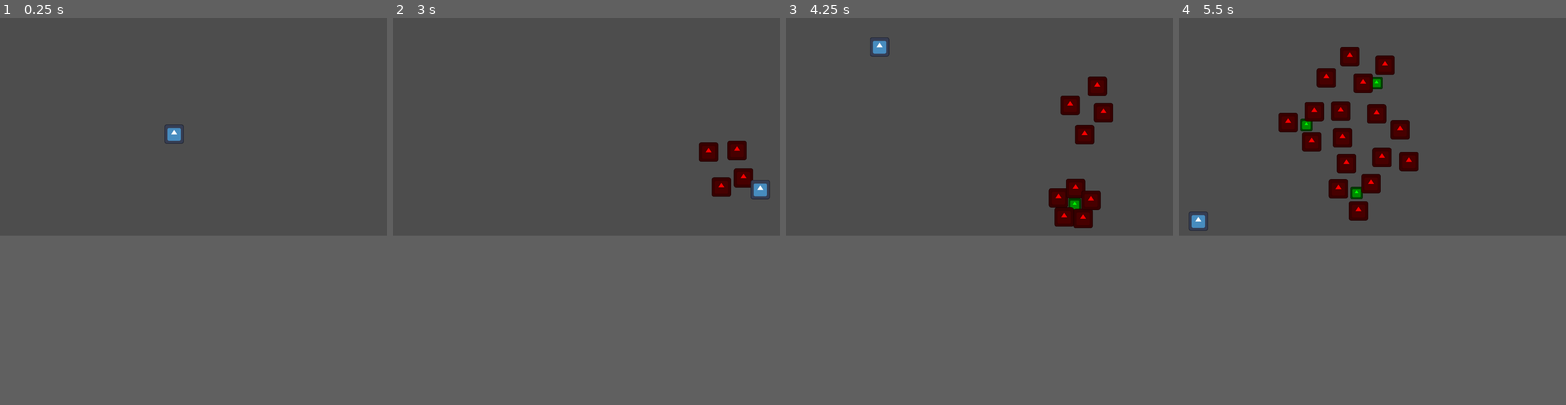
Above: before the commit, frames 1-4 (left to right).
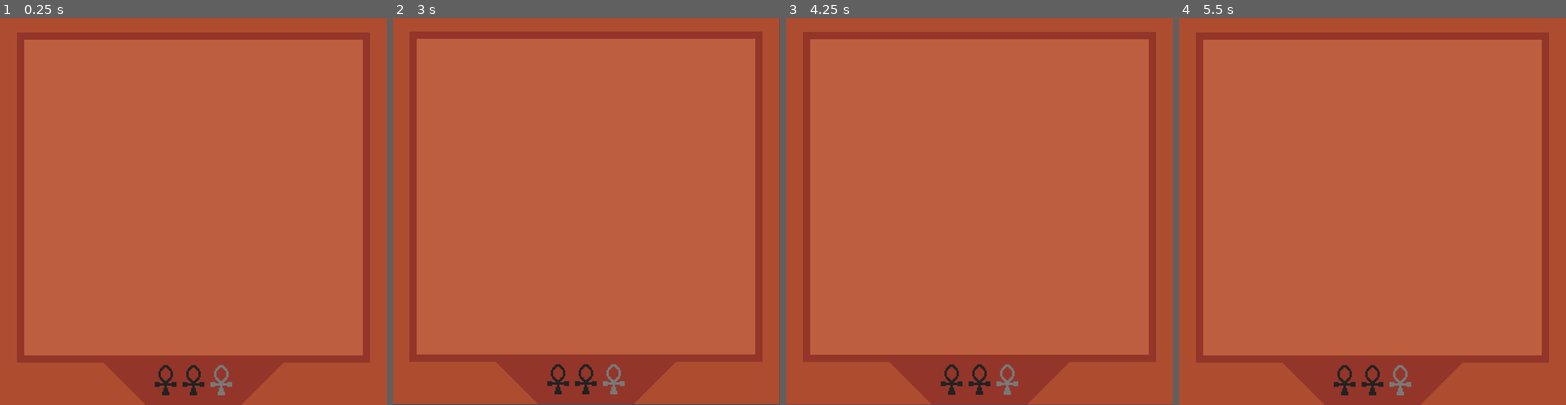
Above: after the commit, the same moments.

Repository: 0ctodice/GMTK-2026
Game: Godot game, scene res://Scene/world.tscn
Same seed, same stepped clock (60 frames per second), same inputs: the game is played once before the commit and once after it. The engine's default icon, where the game draws it, is replaced by a stand-in: a white triangle on a blue panel in a dark square.
Inputs:
- Up to frame 1 (0.25 s): no input
- Up to frame 2 (3 s): tap Enter at 0.5 s; hold D (move_right) 0.53-1.28 s; tap Space (dash) every 0.75 s from 0.6 to 2.85 s; hold S (move_down) 1.28-2.03 s; hold D (move_right) 2.03-2.78 s; hold W (move_up) from 2.78 s (still down)
- Up to frame 3 (4.25 s): release W (move_up) at 3.53 s; hold A (move_left) from 3.53 s (still down); tap Space (dash) at 3.6 s
- Up to frame 4 (5.5 s): tap Space (dash) at 4.35, 5.1 s; release A (move_left) at 5.03 s; hold S (move_down) from 5.03 s (still down)
The window is 800x450 before the commit and 800x800 after it. Grey fills any space a smaller window leaves; there, only what the larger window draws over its background counts as a difference.

The runs differ from the first frame. In frame 1, 63% of the frame differs, in the area x 0-100%, y 0-100%; in frame 2, 63%; in frame 3, 63%; in frame 4, 63%.

Commit message:
working on some visual

Diff:
--- a/Scene/world.tscn
+++ b/Scene/world.tscn
@@ -2,13 +2,29 @@
 
 [ext_resource type="PackedScene" uid="uid://copfvkcl5x44x" path="res://Scene/level_manager.tscn" id="1_dlwip"]
 [ext_resource type="PackedScene" uid="uid://dgil5o3d8ni15" path="res://Scene/player.tscn" id="1_emx41"]
+[ext_resource type="Texture2D" uid="uid://b3hyige6pgfg1" path="res://Asset/level.png" id="1_pcvp0"]
 [ext_resource type="Script" uid="uid://c7ymkkyy8fyu4" path="res://Script/camera_manager.gd" id="3_ejll3"]
 [ext_resource type="Script" uid="uid://bfjcvv2v5o2iv" path="res://Script/ui_manager.gd" id="4_scul4"]
 
-[sub_resource type="NavigationPolygon" id="NavigationPolygon_emx41"]
-vertices = PackedVector2Array(294, 158, 26, 158, 26, 26, 294, 26)
+[sub_resource type="Gradient" id="Gradient_pcvp0"]
+colors = PackedColorArray(0.16470589, 0.16470589, 0.16470589, 1, 0.16470589, 0.16470589, 0.16470589, 1)
+
+[sub_resource type="GradientTexture2D" id="GradientTexture2D_37axr"]
+gradient = SubResource("Gradient_pcvp0")
+width = 320
+height = 320
+
+[sub_resource type="Gradient" id="Gradient_37axr"]
+colors = PackedColorArray(1, 1, 1, 1, 1, 1, 1, 1)
+
+[sub_resource type="GradientTexture2D" id="GradientTexture2D_eae6q"]
+gradient = SubResource("Gradient_37axr")
+
+[sub_resource type="NavigationPolygon" id="NavigationPolygon_pcvp0"]
+vertices = PackedVector2Array(280, 256, 40, 256, 40, 40, 280, 40)
 polygons = Array[PackedInt32Array]([PackedInt32Array(0, 1, 2, 3)])
-outlines = Array[PackedVector2Array]([PackedVector2Array(16, 16, 304, 16, 304, 168, 16, 168)])
+outlines = Array[PackedVector2Array]([PackedVector2Array(24, 24, 296, 24, 296, 272, 24, 272)])
+agent_radius = 16.0
 
 [sub_resource type="LabelSettings" id="LabelSettings_scul4"]
 font_size = 32
@@ -17,32 +33,57 @@
 
 [node name="World" type="Node2D" unique_id=631941428]
 
-[node name="GameManager" parent="." unique_id=1444721510 instance=ExtResource("1_dlwip")]
+[node name="Background" type="Sprite2D" parent="." unique_id=1319997885]
+position = Vector2(160, 160)
+texture = SubResource("GradientTexture2D_37axr")
+metadata/_edit_lock_ = true
 
-[node name="NavigationRegion2D" type="NavigationRegion2D" parent="." unique_id=1698914814]
+[node name="PointLight2D" type="PointLight2D" parent="." unique_id=1660607340]
+position = Vector2(182.99998, 299)
+scale = Vector2(0.31250006, 0.5)
+energy = 2.06
+texture = SubResource("GradientTexture2D_eae6q")
+texture_scale = 1.05
+
+[node name="Level" type="Sprite2D" parent="." unique_id=1204415293]
+light_mask = 2
+position = Vector2(160, 160)
+texture = ExtResource("1_pcvp0")
+metadata/_edit_lock_ = true
+
+[node name="LevelManager" parent="." unique_id=1444721510 instance=ExtResource("1_dlwip")]
 visible = false
-navigation_polygon = SubResource("NavigationPolygon_emx41")
+
+[node name="NavigationRegion2D" type="NavigationRegion2D" parent="." unique_id=800454323]
+visible = false
+navigation_polygon = SubResource("NavigationPolygon_pcvp0")
 
 [node name="RigidBody2D" type="StaticBody2D" parent="." unique_id=901506894]
+visible = false
 
 [node name="CollisionPolygon2D" type="CollisionPolygon2D" parent="RigidBody2D" unique_id=225221042]
-polygon = PackedVector2Array(8, 176, 312, 176, 312, 8, 8, 8, 8, 184, -8, 184, -24, -16, 192, -16, 384, 0, 352, 144, 344, 224, 256, 248, 8, 184)
+visible = false
+position = Vector2(4, -1)
+polygon = PackedVector2Array(20, 273, 292, 273, 292, 25, 20, 25, 20, 321, -20, 321, -24, -16, 192, -16, 384, 0, 352, 144, 364, 345, 292, 377, 20, 321)
 
 [node name="Player" parent="." unique_id=370329021 instance=ExtResource("1_emx41")]
+visible = false
 position = Vector2(144, 96)
 
 [node name="Camera2D" type="Camera2D" parent="." unique_id=1646712817]
-offset = Vector2(160, 90)
+visible = false
+offset = Vector2(160, 160)
 script = ExtResource("3_ejll3")
 strength = 1.0
 
 [node name="UI" type="Control" parent="." unique_id=2092935311]
+visible = false
 layout_mode = 3
 anchors_preset = 15
 anchor_right = 1.0
 anchor_bottom = 1.0
 offset_right = 320.0
-offset_bottom = 180.0
+offset_bottom = 320.0
 grow_horizontal = 2
 grow_vertical = 2
 script = ExtResource("4_scul4")
@@ -52,16 +93,18 @@
 offset_left = -50.0
 offset_top = -50.0
 offset_right = 370.0
-offset_bottom = 230.0
+offset_bottom = 370.0
 color = Color(0.16470589, 0.16470589, 0.16470589, 1)
 
 [node name="Strive" type="Label" parent="UI" unique_id=1133821549]
 layout_mode = 1
-anchors_preset = 10
+anchors_preset = 15
 anchor_right = 1.0
-offset_top = 68.0
-offset_bottom = 113.000015
+anchor_bottom = 1.0
+offset_top = 138.0
+offset_bottom = -137.0
 grow_horizontal = 2
+grow_vertical = 2
 text = "9"
 label_settings = SubResource("LabelSettings_scul4")
 horizontal_alignment = 1
@@ -73,11 +116,14 @@
 anchor_top = 1.0
 anchor_right = 1.0
 anchor_bottom = 1.0
-offset_top = -80.0
-offset_bottom = -57.0
+offset_top = -145.0
+offset_bottom = -121.99985
 grow_horizontal = 2
 grow_vertical = 0
 text = "STRIVE REMAINING"
 label_settings = SubResource("LabelSettings_pcvp0")
 horizontal_alignment = 1
 vertical_alignment = 1
+
+[node name="CanvasModulate" type="CanvasModulate" parent="." unique_id=809717437]
+color = Color(0.8217887, 0.82178867, 0.82178867, 1)
--- a/Script/level_manager.gd
+++ b/Script/level_manager.gd
@@ -26,8 +26,8 @@
 		var spawner_number: int = rng.randi_range(1, 3)
 
 		for i in range(spawner_number):
-			var rand_x = rng.randf_range(enemy_sprite_size.x, screen_size.x - enemy_sprite_size.x)
-			var rand_y = rng.randf_range(enemy_sprite_size.y, screen_size.y - enemy_sprite_size.y)
+			var rand_x = rng.randf_range(enemy_sprite_size.x, screen_size.x - enemy_sprite_size.x - 32)
+			var rand_y = rng.randf_range(enemy_sprite_size.y, screen_size.y - enemy_sprite_size.y - 32)
 
 			var spawn_instance = spawn_scene.instantiate()
 			spawn_instance.global_position = Vector2(rand_x, rand_y)
--- a/Script/ui_manager.gd
+++ b/Script/ui_manager.gd
@@ -7,7 +7,14 @@
 var tween: Tween
 
 var strive_remaining: int = 9
-var player_died: bool = false
+
+enum STATES {
+	IN_GAME,
+	IN_SHOP,
+	IN_GAME_OVER
+}
+
+var state: STATES = STATES.IN_GAME
 
 # Called when the node enters the scene tree for the first time.
 func _ready():
@@ -20,7 +27,6 @@
 
 # Called every frame. 'delta' is the elapsed time since the previous frame.
 func transition_to_ui():
-	player_died = true
 	strive_remaining -= 1
 	if tween: tween.kill()
 
@@ -32,20 +38,22 @@
 	tween.chain().tween_property(strive, "text", str(strive_remaining), 0.5)
 	tween.chain().tween_property(strive, "text", str(strive_remaining), 0.5)
 	tween.chain().tween_property(remaining, "modulate", Color.WHITE, 0.25)
-	tween.finished.connect(func(): strive.text = str(strive_remaining))
-
-	if strive_remaining > 0:
-		transition_to_shop()
-	else:
-		transition_to_game_over()
+	tween.finished.connect(func():
+		strive.text = str(strive_remaining)
+		if strive_remaining > 0:
+			transition_to_shop()
+		else:
+			transition_to_game_over()
+	)
 
 func transition_to_shop():
-	pass
+	state = STATES.IN_SHOP
 
 func transition_to_game_over():
-	pass
+	state = STATES.IN_GAME_OVER
 
 func transition_to_game():
+	state = STATES.IN_GAME
 	if tween: tween.kill()
 
 	tween = create_tween()
@@ -55,7 +63,5 @@
 	tween.parallel().tween_property(remaining, "modulate", Color.TRANSPARENT, 0.25)
 	tween.finished.connect(EventBus.player_revived.emit)
 
-	player_died = false
-
 func _input(_event):
-	if player_died and Input.is_action_just_pressed("dash"): transition_to_game()
+	if state != STATES.IN_GAME and Input.is_action_just_pressed("dash"): transition_to_game()
--- a/project.godot
+++ b/project.godot
@@ -22,9 +22,9 @@
 [display]
 
 window/size/viewport_width=320
-window/size/viewport_height=180
-window/size/window_width_override=1280
-window/size/window_height_override=720
+window/size/viewport_height=320
+window/size/window_width_override=960
+window/size/window_height_override=960
 window/stretch/mode="canvas_items"
 
 [global_group]
@@ -72,6 +72,7 @@
 
 [rendering]
 
+textures/canvas_textures/default_texture_filter=0
 rendering_device/driver.windows="d3d12"
 renderer/rendering_method="gl_compatibility"
 renderer/rendering_method.mobile="gl_compatibility"
Binary file added: Asset/level.png
Not shown, added: Asset/level.png.import
